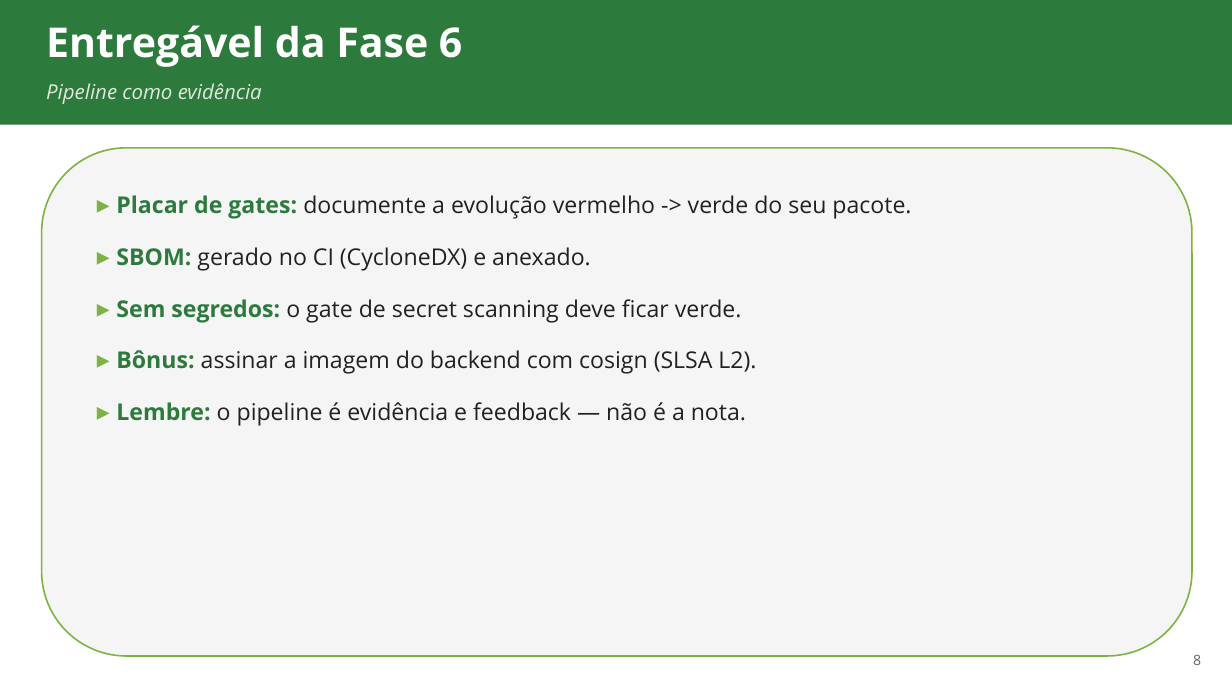
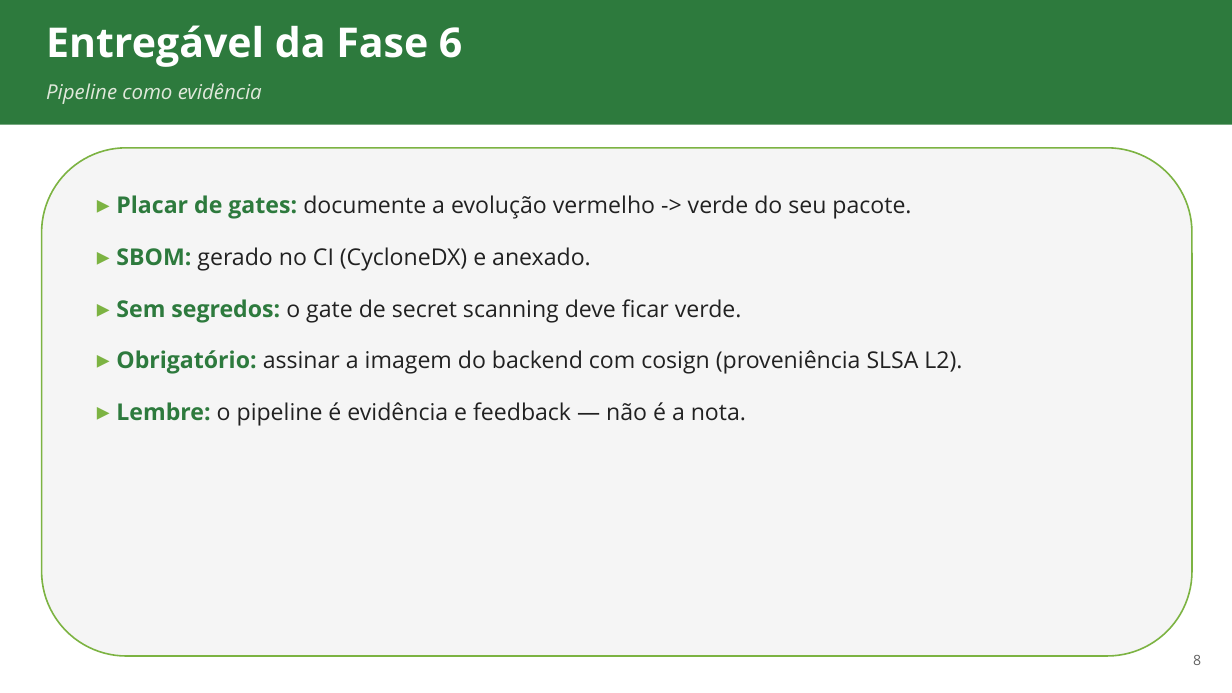
Before and after one commit to ads-sapucaia-ssc/SSC, a slide deck: slide 8 of aulas/aula-08-devsecops.pptx. Drawn at 1232x693 pixels with LibreOffice and Linux fonts; fonts in the diff are those of the drawing. Boxes give left, top, right and bottom in pixels: in the first picture for what was removed or moved away, otherwise in the second. Text is boxed around its words. In the diff, an @@ line names an element or a change of style, - is before the commit and + after.

```diff
--- a/aulas/aula-08-devsecops.pptx
+++ b/aulas/aula-08-devsecops.pptx
@@ text at (x1=116, y1=350, x2=962, y2=374): text changed @@
-▸ Bônus: assinar a imagem do backend com cosign (SLSA L2).
+▸ Obrigatório: assinar a imagem do backend com cosign (proveniência SLSA L2).
```
Also in this commit, not shown: 12 other files.
